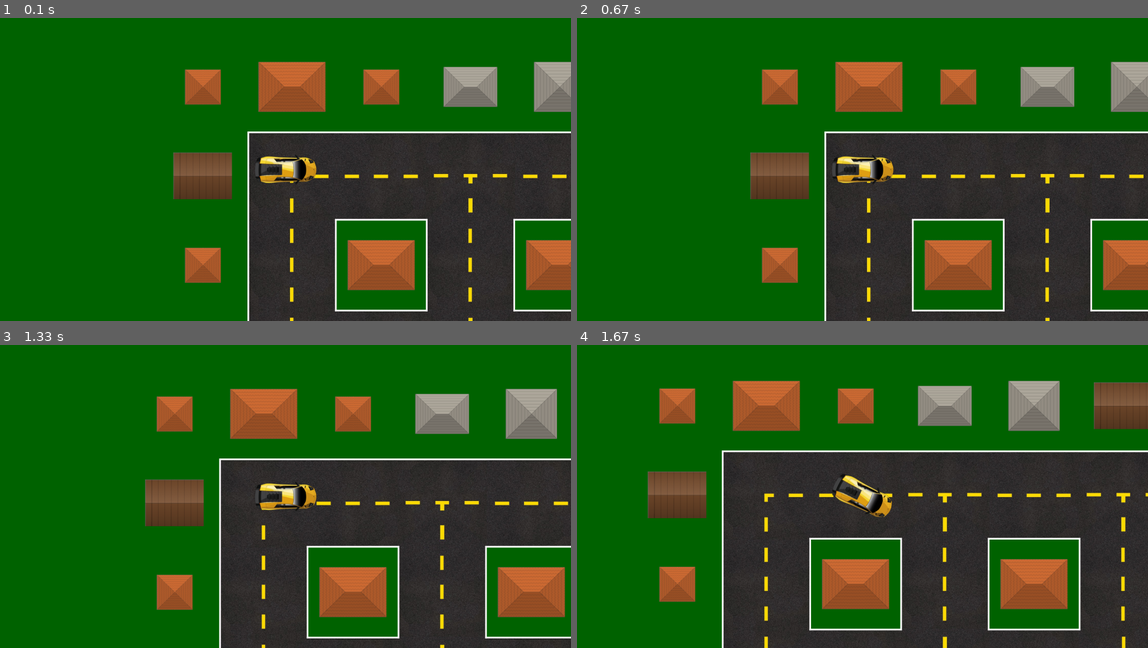
Above: before the commit, frames 1-4 (two rows, left to right).
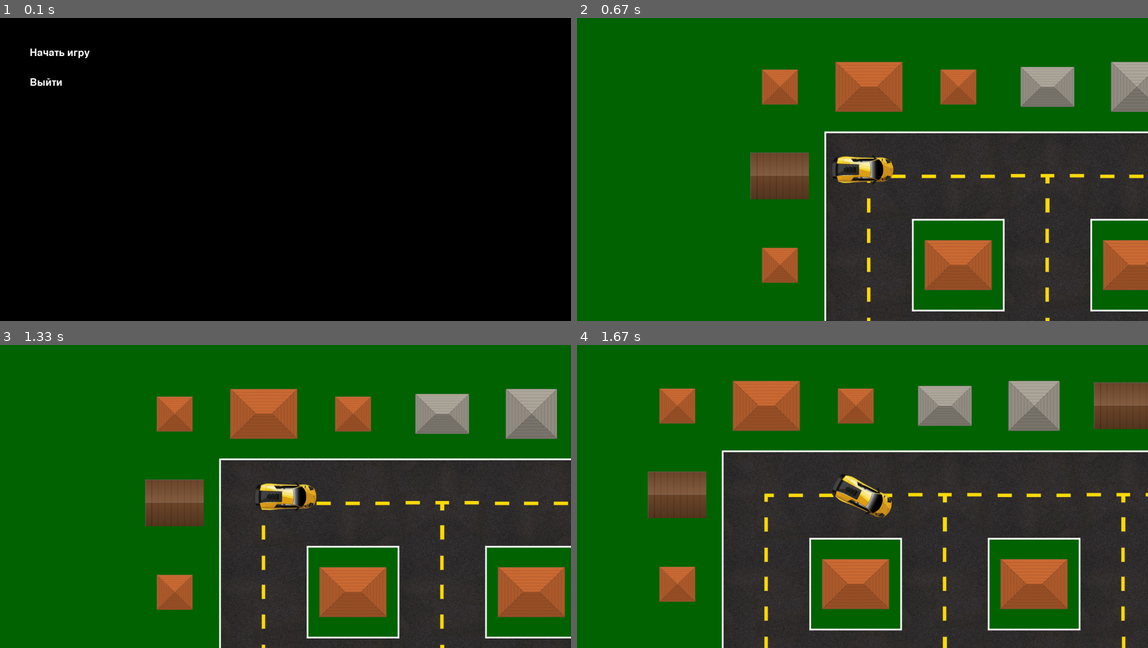
Above: after the commit, the same moments.

Repository: V1adls1aV/Project_pygame
Game: pygame game, started from main.py
Two runs of this game, one before a commit and one after it. Both use one fixed random seed, a clock stepped at 60 frames per second and the inputs below.
Inputs:
- Up to frame 1 (0.1 s): no input
- Up to frame 2 (0.67 s): tap Space at 0.33 s
- Up to frame 3 (1.33 s): tap Space at 0.67 s; hold W from 1 s (still down)
- Up to frame 4 (1.67 s): release W at 1.47 s; hold D from 1.5 s (still down)

The runs differ from the first frame. In frame 1, 100% of the frame differs, in the area x 0-100%, y 0-100%; in frame 2, nothing differs; in frame 3, nothing differs; in frame 4, nothing differs.

Commit message:
version with empty start screen

Diff:
--- a/main.py
+++ b/main.py
@@ -130,6 +130,52 @@
     return False
 
 
+def start_screen():
+    menu = Menu()
+    menu.add_option('Начать игру', lambda: pygame.quit)
+    menu.add_option('Выйти', lambda: terminate())
+
+    running = True
+    while running:
+        for e in pygame.event.get():
+            if e.type == pygame.QUIT:
+                terminate()
+
+            but = pygame.key.get_pressed()
+            if but[pygame.K_UP]:
+                menu.now_button -= 1
+            if but[pygame.K_DOWN]:
+                menu.now_button += 1
+            if but[pygame.K_SPACE]:
+                running = False
+                menu.choose()
+        screen.fill((0, 0, 0))
+        menu.draw(100, 100, 100)
+        pygame.display.flip()
+        clock.tick(FPS)
+
+
+class Menu:
+    def __init__(self):
+        self.buttons = []
+        self.functions = {}
+        self.now_button = 0
+
+    def add_option(self, option, function):
+        self.buttons.append(option)
+        self.functions[option] = function
+
+    def draw(self, x, y, delta_h):
+        font = pygame.font.Font(None, 50)
+        for key in self.buttons:
+            screen.blit(font.render(key, True, pygame.Color('white')), (x, y))
+            y += delta_h
+
+    def choose(self):
+        now = max(0, min(self.now_button, len(self.buttons) - 1))
+        self.functions[self.buttons[now]]()
+
+
 class Empty(pygame.sprite.Sprite):
     def __init__(self, x, y):
         super().__init__(empty_group, tiles_group, all_sprites)
@@ -366,6 +412,7 @@
             self.apply(sprite)
 
 
+start_screen()
 camera = Camera()
 city, player, finish, modify = generate_level(load_level('map.txt'))
 camera.update_camera(player)
@@ -376,19 +423,19 @@
         if event.type == pygame.QUIT:
             terminate()
 
-        key = pygame.key.get_pressed()
-        if key[pygame.K_w]:
+        button = pygame.key.get_pressed()
+        if button[pygame.K_w]:
             mode = '+'
-        elif key[pygame.K_s]:
+        elif button[pygame.K_s]:
             mode = '-'
-        elif key[pygame.K_SPACE]:
+        elif button[pygame.K_SPACE]:
             mode = '!'
         else:
             mode = '='
 
-        if key[pygame.K_a]:
+        if button[pygame.K_a]:
             turning = '+'
-        elif key[pygame.K_d]:
+        elif button[pygame.K_d]:
             turning = '-'
         else:
             turning = '!'
